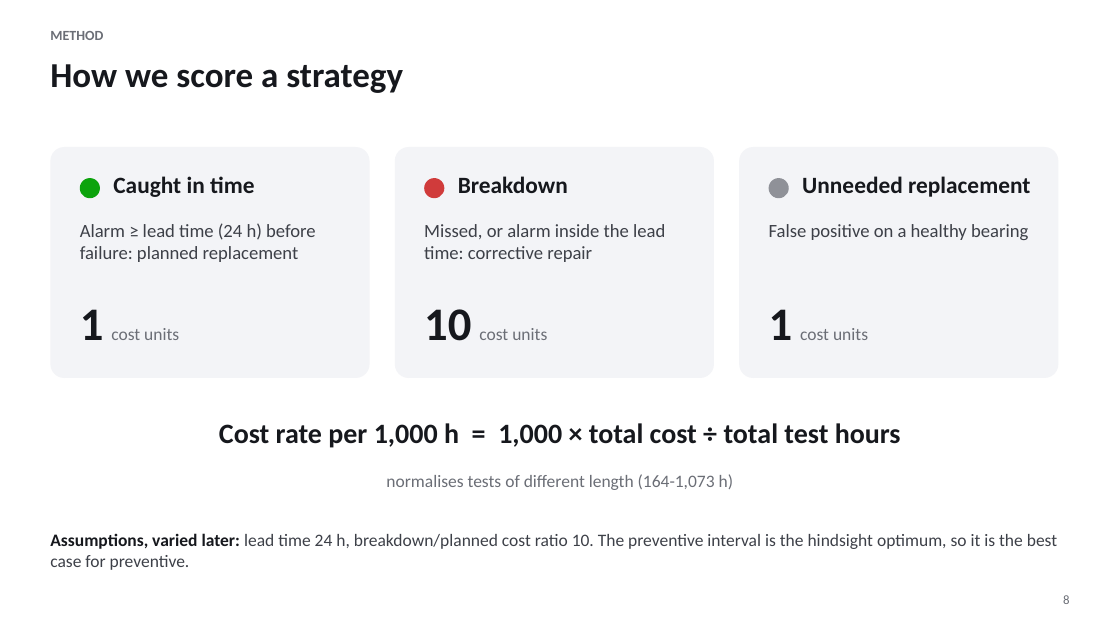
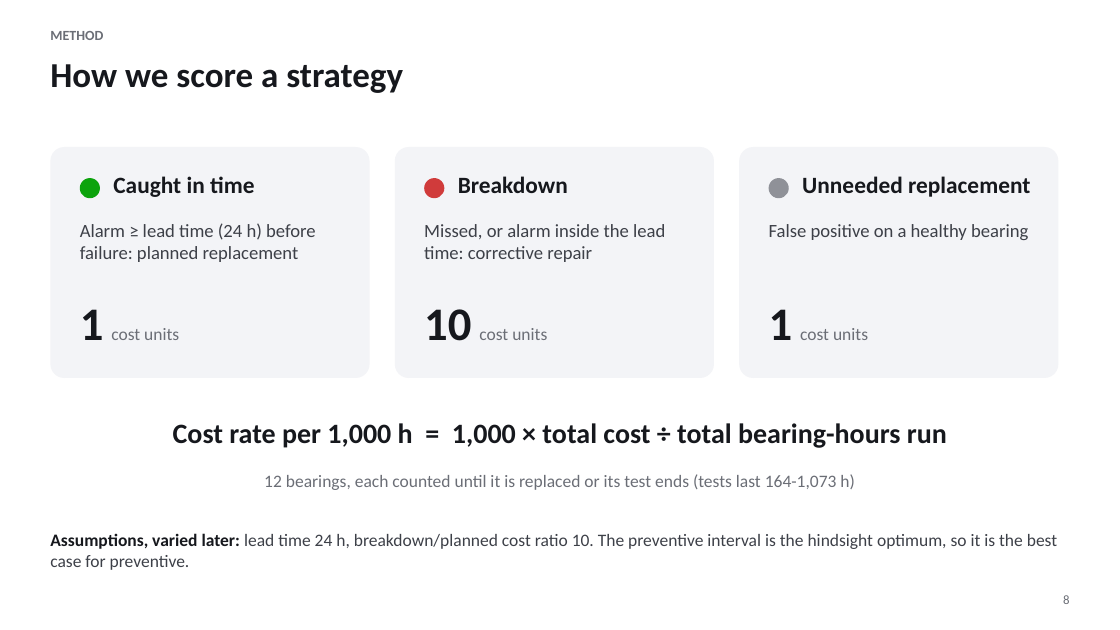
Before and after one commit to Adrian-Jotham/AISmartFactory, a slide deck: slide 8 of predictive_maintenance_part2.pptx. Drawn at 1120x630 pixels with LibreOffice and Linux fonts; fonts in the diff are those of the drawing. Boxes give left, top, right and bottom in pixels: in the first picture for what was removed or moved away, otherwise in the second. Text is boxed around its words. In the diff, an @@ line names an element or a change of style, - is before the commit and + after.

```diff
--- a/predictive_maintenance_part2.pptx
+++ b/predictive_maintenance_part2.pptx
@@ text at [173,423,947,448]: text changed @@
-Cost rate per 1,000 h = 1,000 × total cost ÷ total test hours
+Cost rate per 1,000 h = 1,000 × total cost ÷ total bearing-hours run
@@ text at [264,474,854,490]: text changed @@
-normalises tests of different length (164-1,073 h)
+12 bearings, each counted until it is replaced or its test ends (tests last 164-1,073 h)
```
Also in this commit, not shown: 11 other slides changed, 1 slide added, 23 other files.
